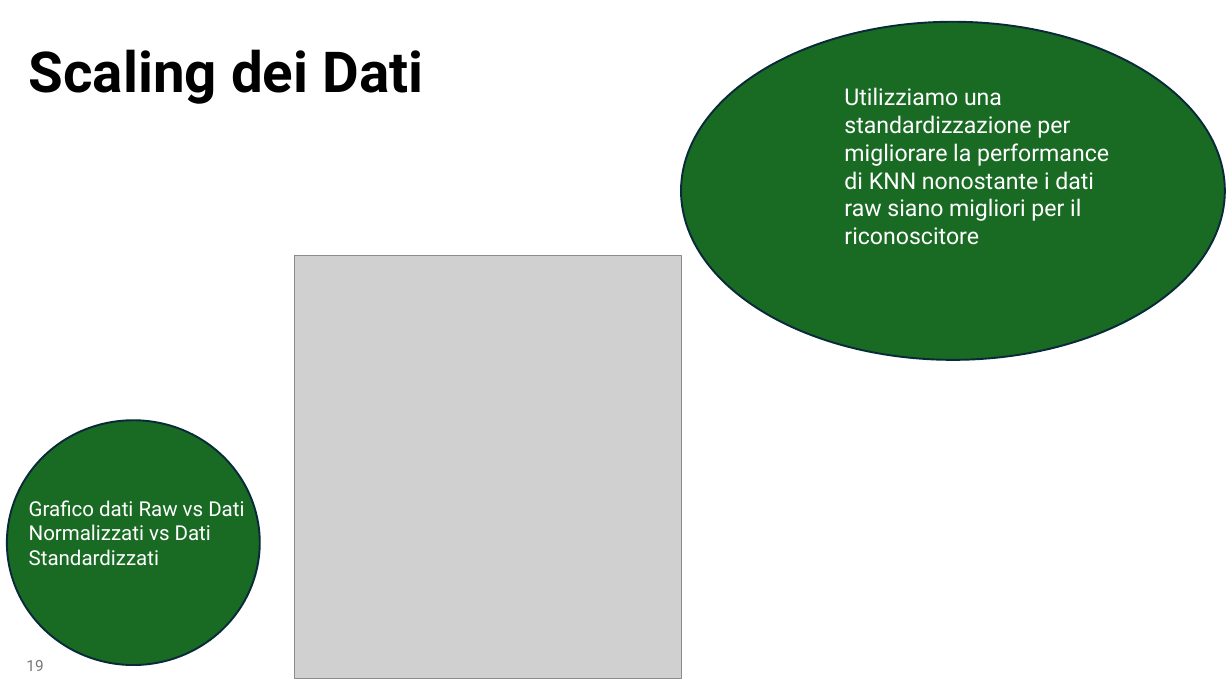
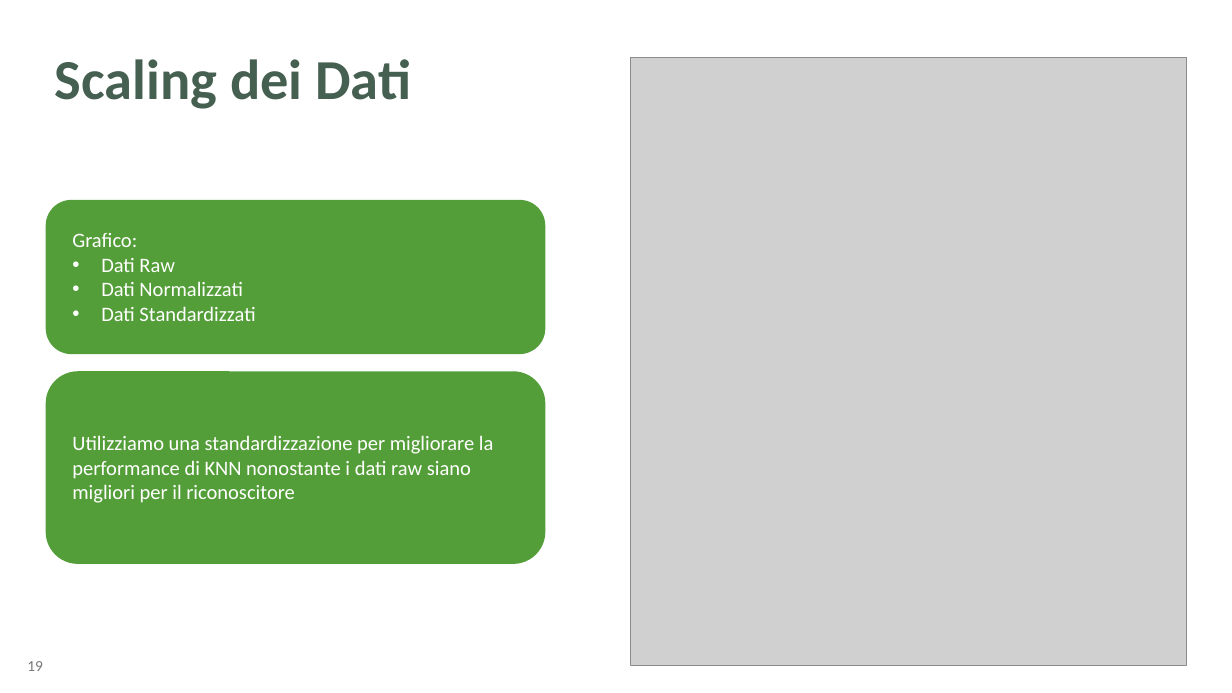
Before and after one commit to aleeteo/leaf_ID, a slide deck: slide 19 of presentazione/ProjectLeafWIP.pptx. Drawn at 1232x693 pixels with LibreOffice and Linux fonts; fonts in the diff are those of the drawing; grey boxes stand for pictures. Boxes give left, top, right and bottom in pixels: in the first picture for what was removed or moved away, otherwise in the second. Text is boxed around its words. In the diff, an @@ line names an element or a change of style, - is before the commit and + after.

```diff
--- a/presentazione/ProjectLeafWIP.pptx
+++ b/presentazione/ProjectLeafWIP.pptx
@@ ellipse removed at (681,22,1226,360) @@
@@ title "Scaling dei Dati": place and size @@
-title "Scaling dei Dati" at (29,49,423,104)
+title "Scaling dei Dati" at (55,59,411,109)
@@ title "Scaling dei Dati" at (55,59,411,109): font Roboto to Calibri, text colour #000000 to #455F51 @@
@@ picture: place and size @@
-picture at (294,256,681,679)
+picture at (630,57,1187,665)
@@ rounded rectangle added at (45,200,545,354), fill #549E39 @@
@@ text at (72,233,255,321): text changed; font Roboto to Calibri @@
-Grafico dati Raw vs Dati Normalizzati vs Dati Standardizzati
+Grafico:
+• Dati Raw
+• Dati Normalizzati
+• Dati Standardizzati
@@ rounded rectangle added at (45,372,545,564), fill #549E39 @@
@@ ellipse removed at (6,421,260,665) @@
@@ text "Utilizziamo una standardizzazione per migliorare ...": place and size @@
-text "Utilizziamo una standardizzazione per migliorare ..." at (844,87,1109,245)
+text "Utilizziamo una standardizzazione per migliorare ..." at (72,435,494,503)
@@ text "Utilizziamo una standardizzazione per migliorare ..." at (72,435,494,503): size 18 to 16 pt, font Roboto to Calibri @@
@@ page number at (27,661,43,671): font Roboto to Calibri @@
```
Also in this commit, not shown: 28 other slides changed, 10 slides added, 4 slides removed.
